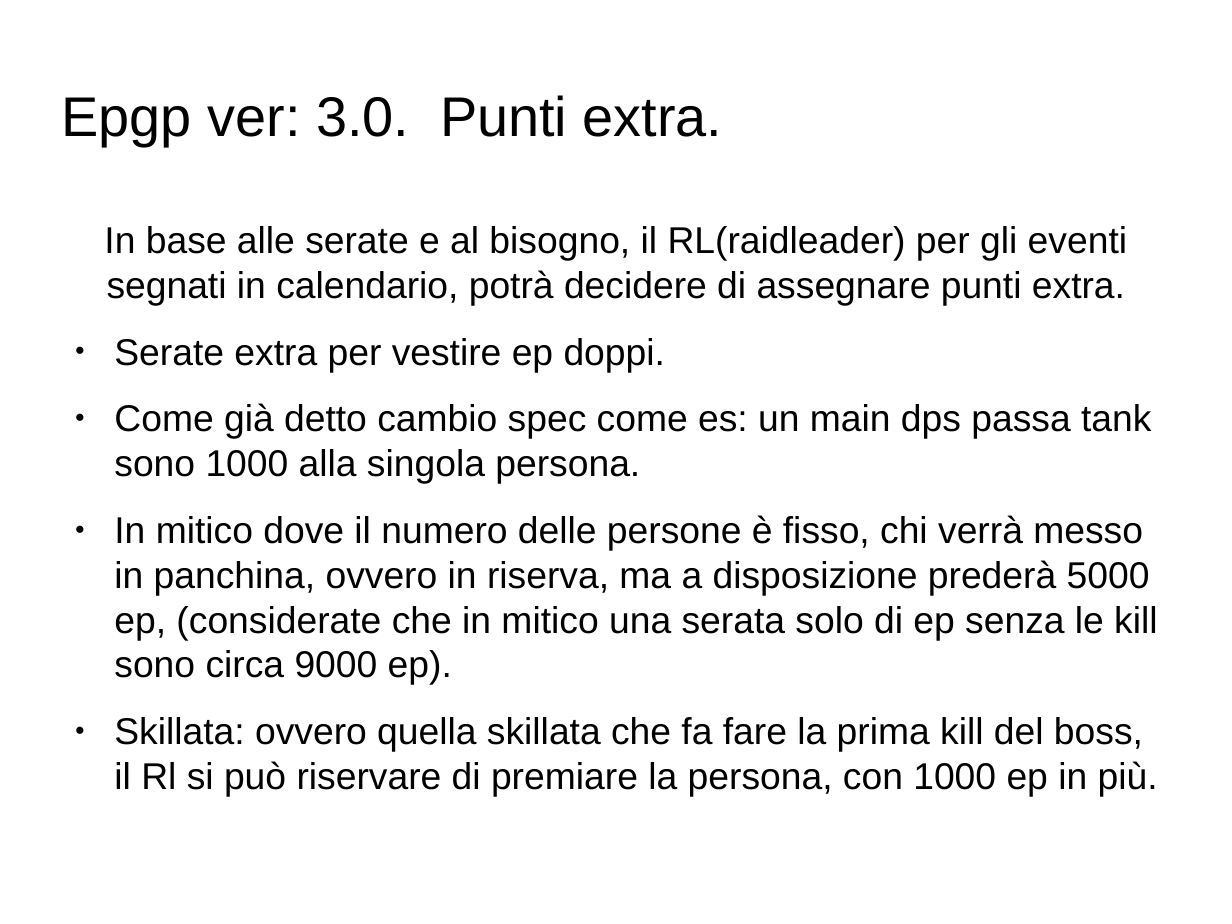
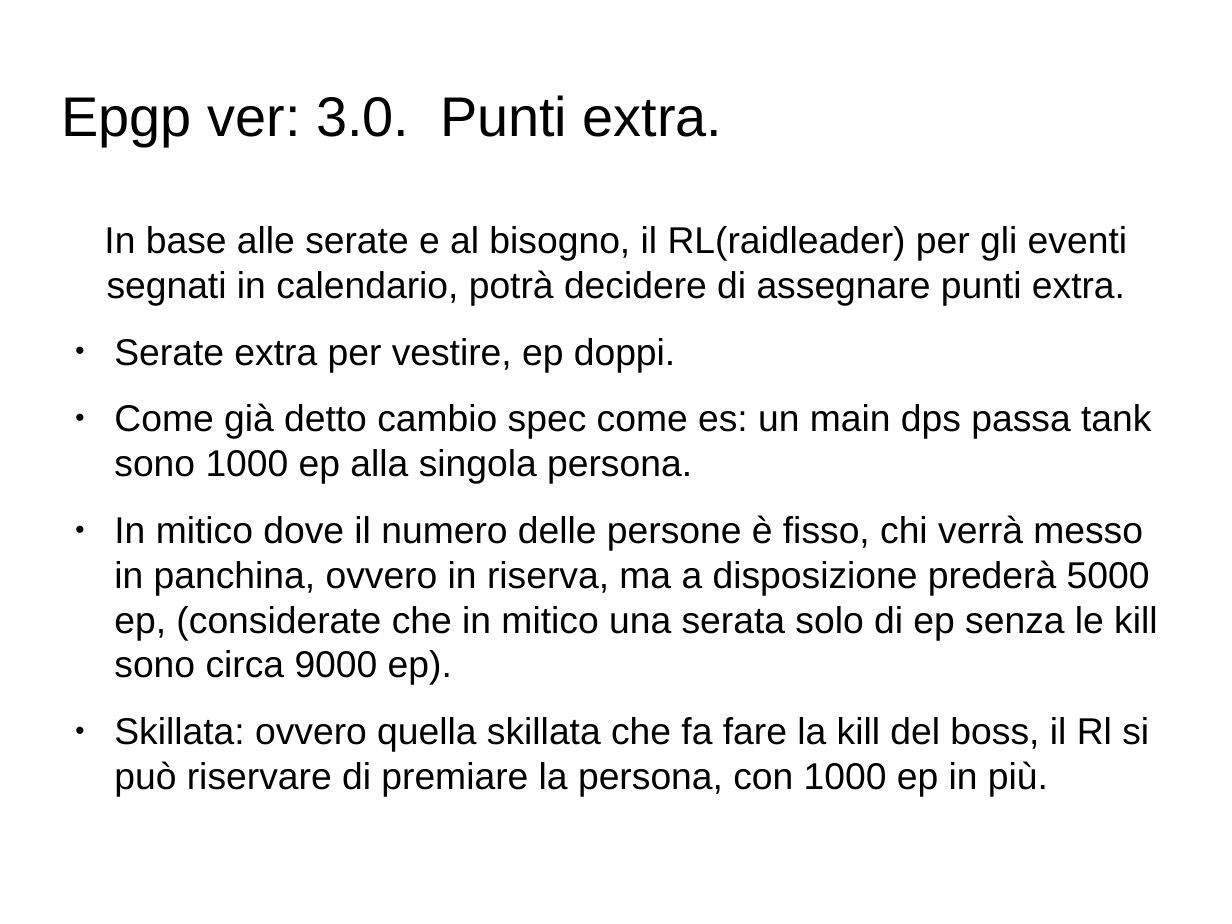
Before and after one commit to roboso/Documenti-della-gilda, a slide deck: slide 13 of epgp/epgp versione 3.2.odp. Drawn at 1232x924 pixels with LibreOffice and Linux fonts; fonts in the diff are those of the drawing; background and template pictures are left out. Boxes give left, top, right and bottom in pixels: in the first picture for what was removed or moved away, otherwise in the second. Text is boxed around its words. In the diff, an @@ line names an element or a change of style, - is before the commit and + after.

Commit message:
Aggiunto priorità minima per bis 25% e cambiato ep per le kill hc e mitiche.

```diff
--- a/epgp/epgp versione 3.2.odp
+++ b/epgp/epgp versione 3.2.odp
@@ text at [114,338,1151,484]: text changed @@
-● Serate extra per vestire ep doppi.
-● Come già detto cambio spec come es: un main dps passa tank sono 1000 alla singola persona.
+● Serate extra per vestire, ep doppi.
+● Come già detto cambio spec come es: un main dps passa tank sono 1000 ep alla singola persona.
@@ text at [114,717,1149,752]: text changed @@
-● Skillata: ovvero quella skillata che fa fare la prima kill del boss, il Rl si può riservare di premiare la persona, con 1000 ep in più.
+● Skillata: ovvero quella skillata che fa fare la kill del boss, il Rl si può riservare di premiare la persona, con 1000 ep in più.
```
Also in this commit, not shown: 5 other slides changed, 2 other files.
